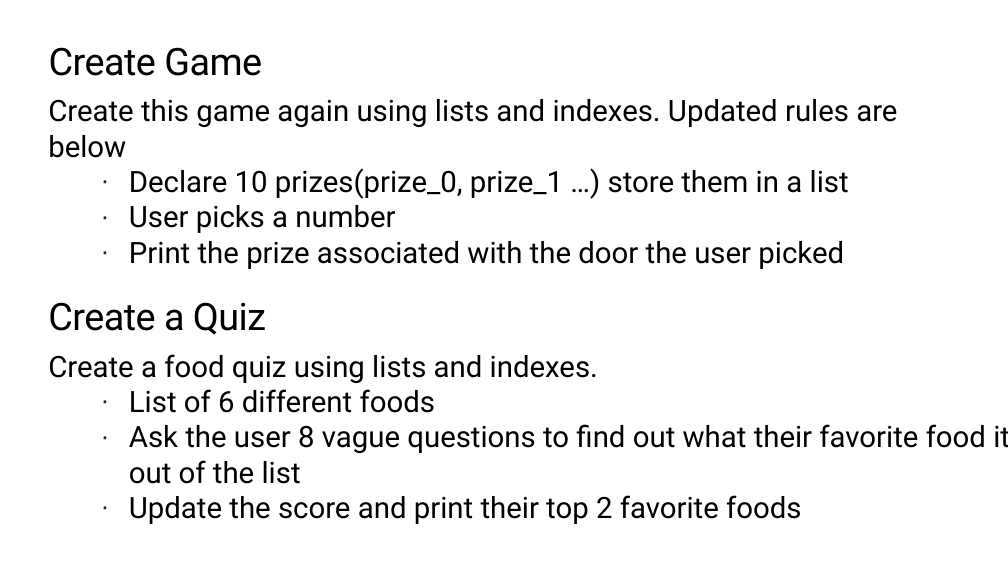
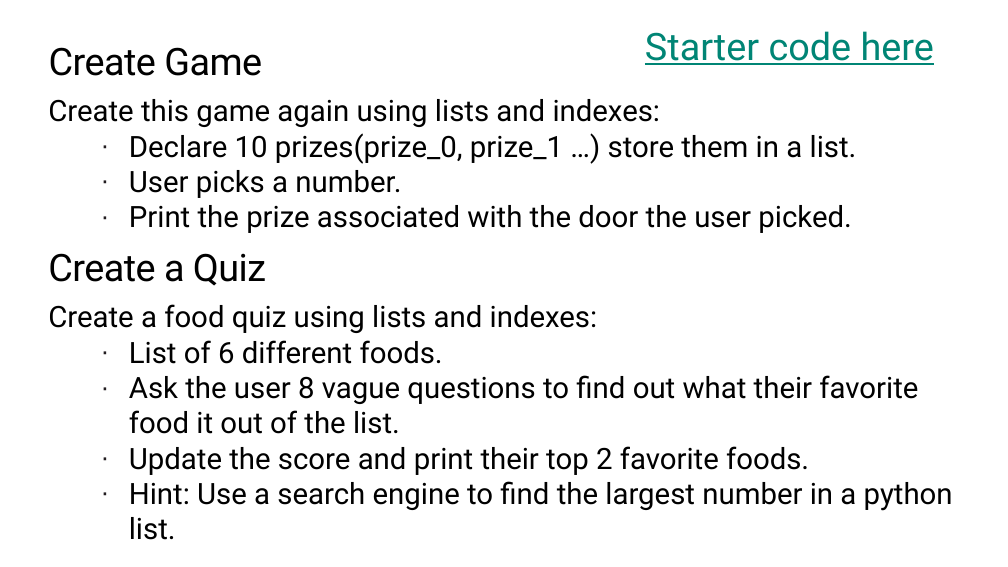
Before and after one commit to TEALSK12/2nd-semester-introduction-to-computer-science, a slide deck: slide 9 of units/2_unit/slidedecks/Intro Python 2.04 TEALS.pptx. Drawn at 1008x567 pixels with LibreOffice and Linux fonts; fonts in the diff are those of the drawing; background and template pictures are left out. Boxes give left, top, right and bottom in pixels: in the first picture for what was removed or moved away, otherwise in the second. Text is boxed around its words. In the diff, an @@ line names an element or a change of style, - is before the commit and + after.

```diff
--- a/units/2_unit/slidedecks/Intro Python 2.04 TEALS.pptx
+++ b/units/2_unit/slidedecks/Intro Python 2.04 TEALS.pptx
@@ text added at (x1=645, y1=31, x2=934, y2=65), 36 pt, text #008575, underline @@
+Starter code here
@@ text at (x1=48, y1=99, x2=857, y2=233): text changed @@
-Create this game again using lists and indexes. Updated rules are below
-· Declare 10 prizes(prize_0, prize_1 …) store them in a list
-· User picks a number
-· Print the prize associated with the door the user picked
+Create this game again using lists and indexes:
+· Declare 10 prizes(prize_0, prize_1 …) store them in a list.
+· User picks a number.
+· Print the prize associated with the door the user picked.
@@ text "Create a Quiz" moved from (x1=48, y1=302, x2=266, y2=335) to (x1=48, y1=253, x2=266, y2=286) @@
@@ text at (x1=48, y1=304, x2=953, y2=540): text changed @@
-Create a food quiz using lists and indexes.
-· List of 6 different foods
-· Ask the user 8 vague questions to find out what their favorite food it out of the list
-· Update the score and print their top 2 favorite foods
+Create a food quiz using lists and indexes:
+· List of 6 different foods.
+· Ask the user 8 vague questions to find out what their favorite food it out of the list.
+· Update the score and print their top 2 favorite foods.
+· Hint: Use a search engine to find the largest number in a python list.
```
Also in this commit, not shown: 1 other slide changed, 4 other files.
